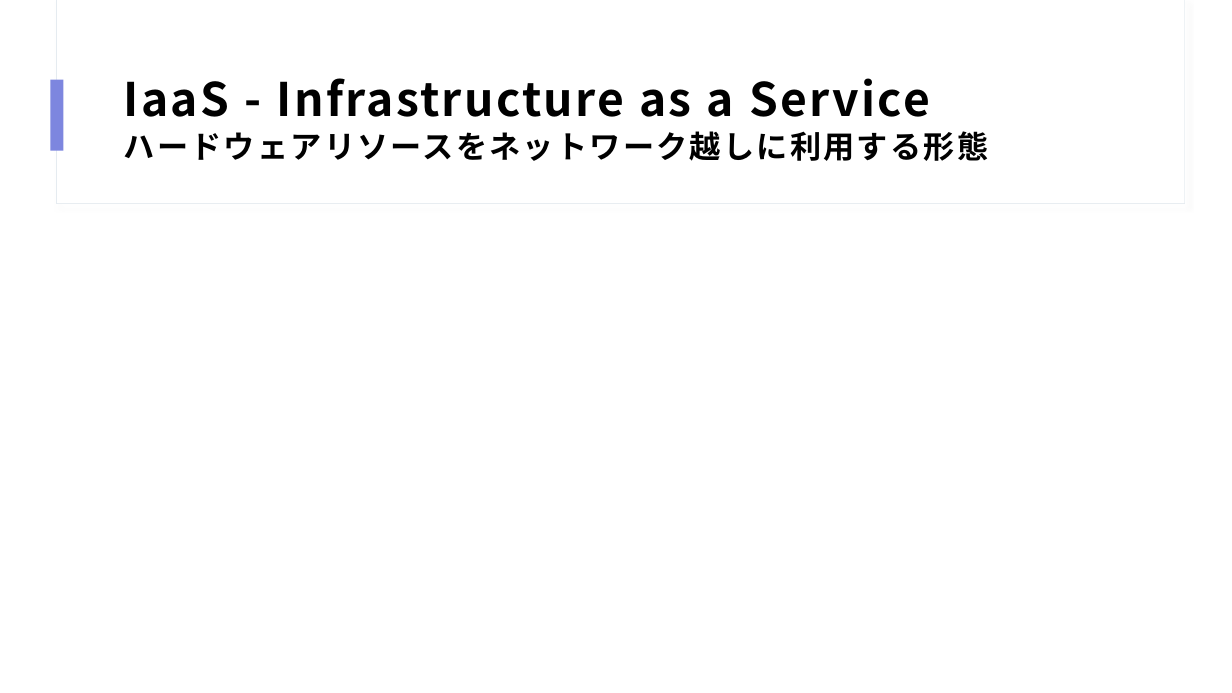
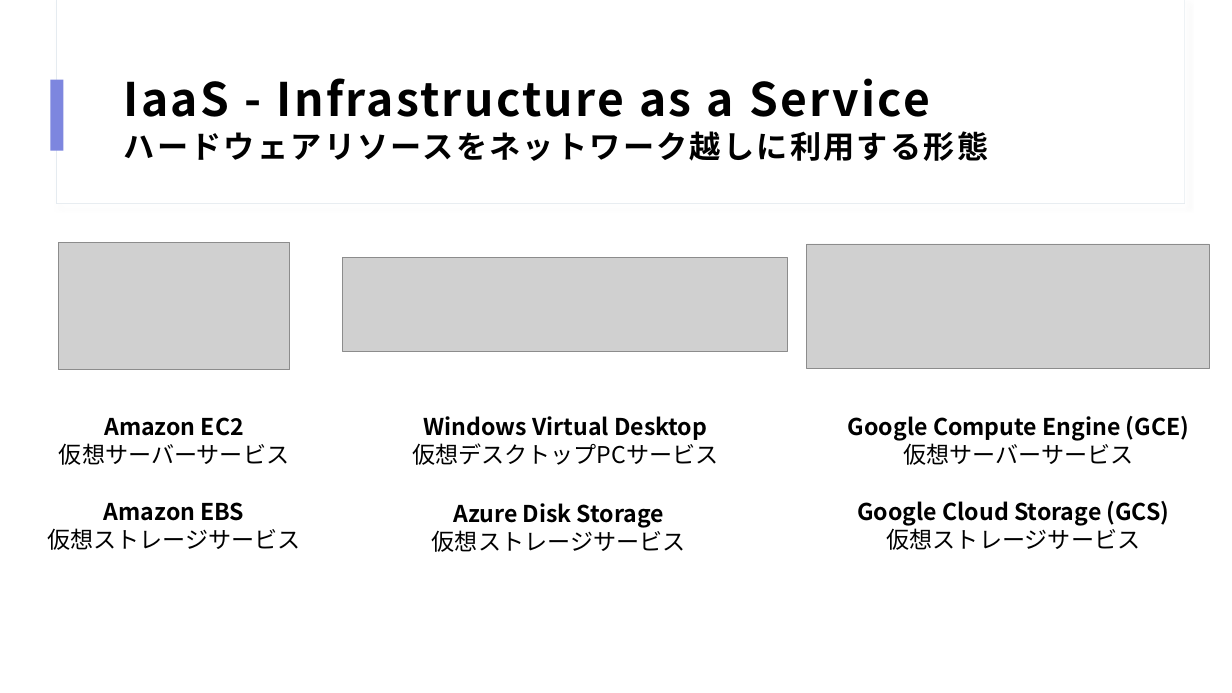
Before and after one commit to HiroyukiShimoda/itms8, a slide deck: slide 12 of cloud-aws.pptx (slide 8 before the commit). Drawn at 1232x693 pixels with LibreOffice and Linux fonts; fonts in the diff are those of the drawing; grey boxes stand for pictures. Boxes give left, top, right and bottom in pixels: in the first picture for what was removed or moved away, otherwise in the second. Text is boxed around its words. In the diff, an @@ line names an element or a change of style, - is before the commit and + after.

```diff
--- a/cloud-aws.pptx
+++ b/cloud-aws.pptx
@@ picture added at [58,242,290,370] @@
@@ picture added at [343,258,788,351] @@
@@ picture added at [807,244,1209,368] @@
@@ text added at [59,417,289,465], 18 pt, text #000000 @@
+Amazon EC2
+仮想サーバーサービス
@@ text added at [412,416,719,465], 18 pt, text #000000, bold @@
+Windows Virtual Desktop
+仮想デスクトップPCサービス
@@ text added at [848,416,1189,465], 18 pt, text #000000, bold @@
+Google Compute Engine (GCE)
+仮想サーバーサービス
@@ text added at [47,502,301,550], 18 pt, text #000000 @@
+Amazon EBS
+仮想ストレージサービス
@@ text added at [432,503,686,552], 18 pt, text #000000, bold @@
+Azure Disk Storage
+仮想ストレージサービス
@@ text added at [857,501,1170,550], 18 pt, text #000000, bold @@
+Google Cloud Storage (GCS)
+仮想ストレージサービス
```
Also in this commit, not shown: 7 other slides changed, 14 slides added, 3 slides removed.
